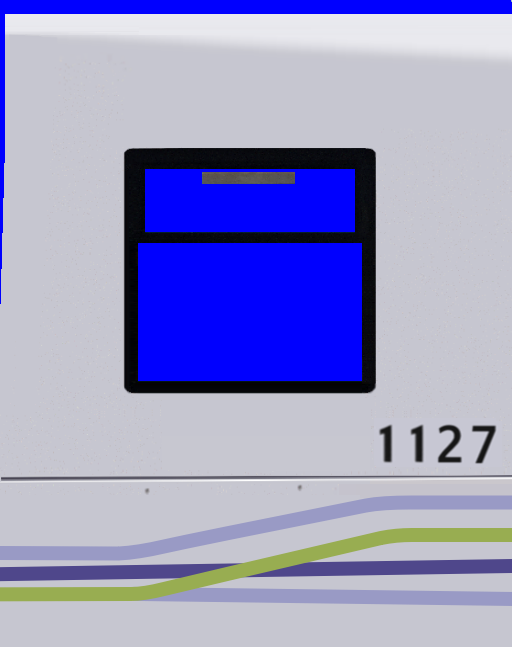
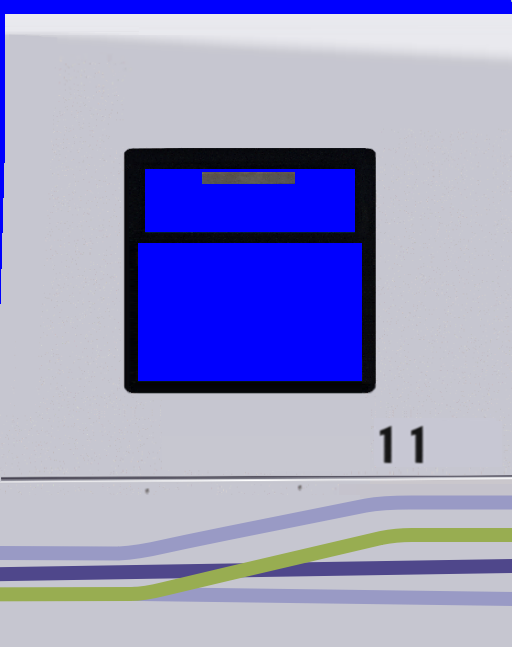
Two versions of the same layered image (512 x 647). Layer-by-layer changes:
painted on "Background" over box(378, 424, 498, 465)
